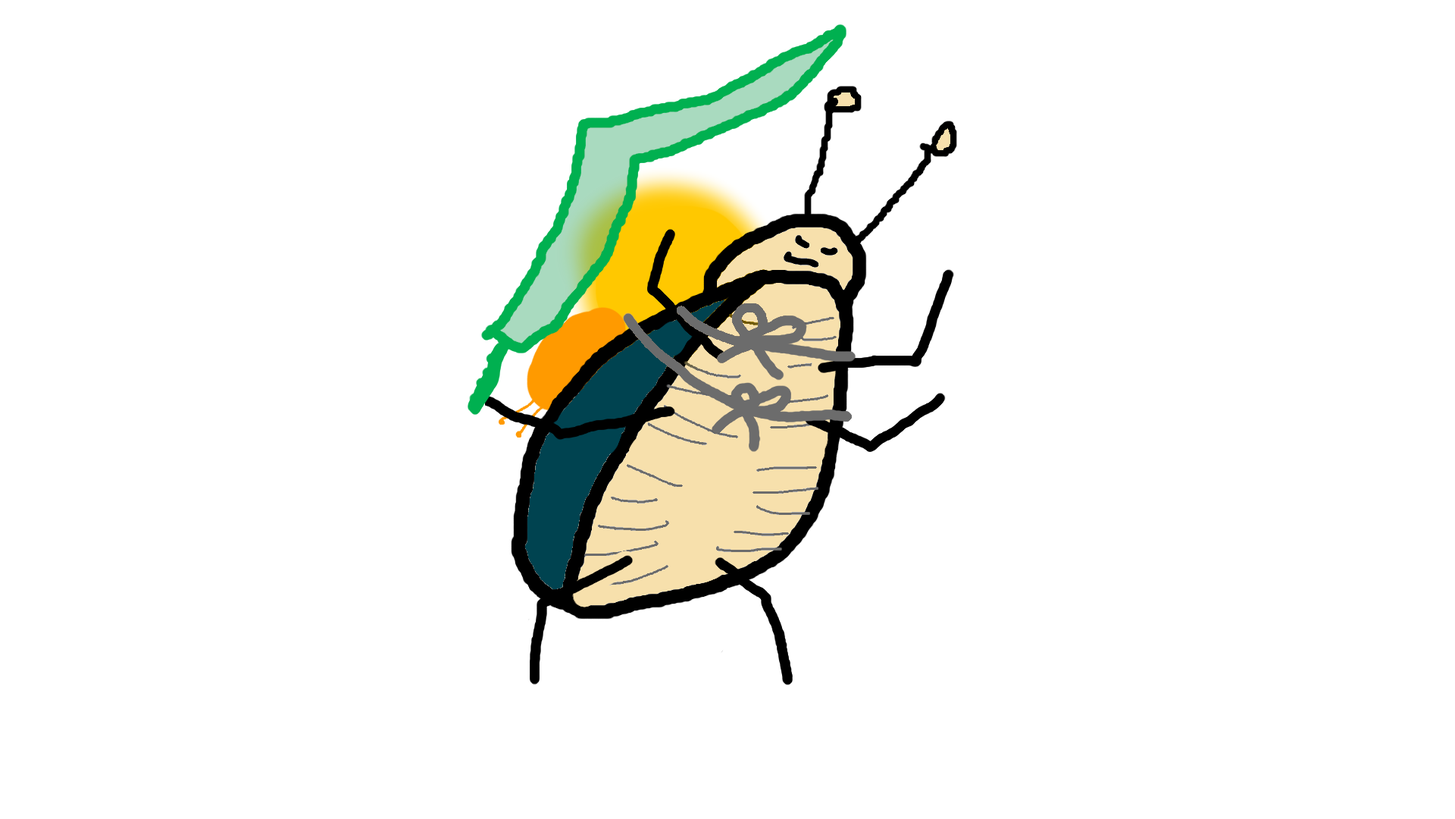
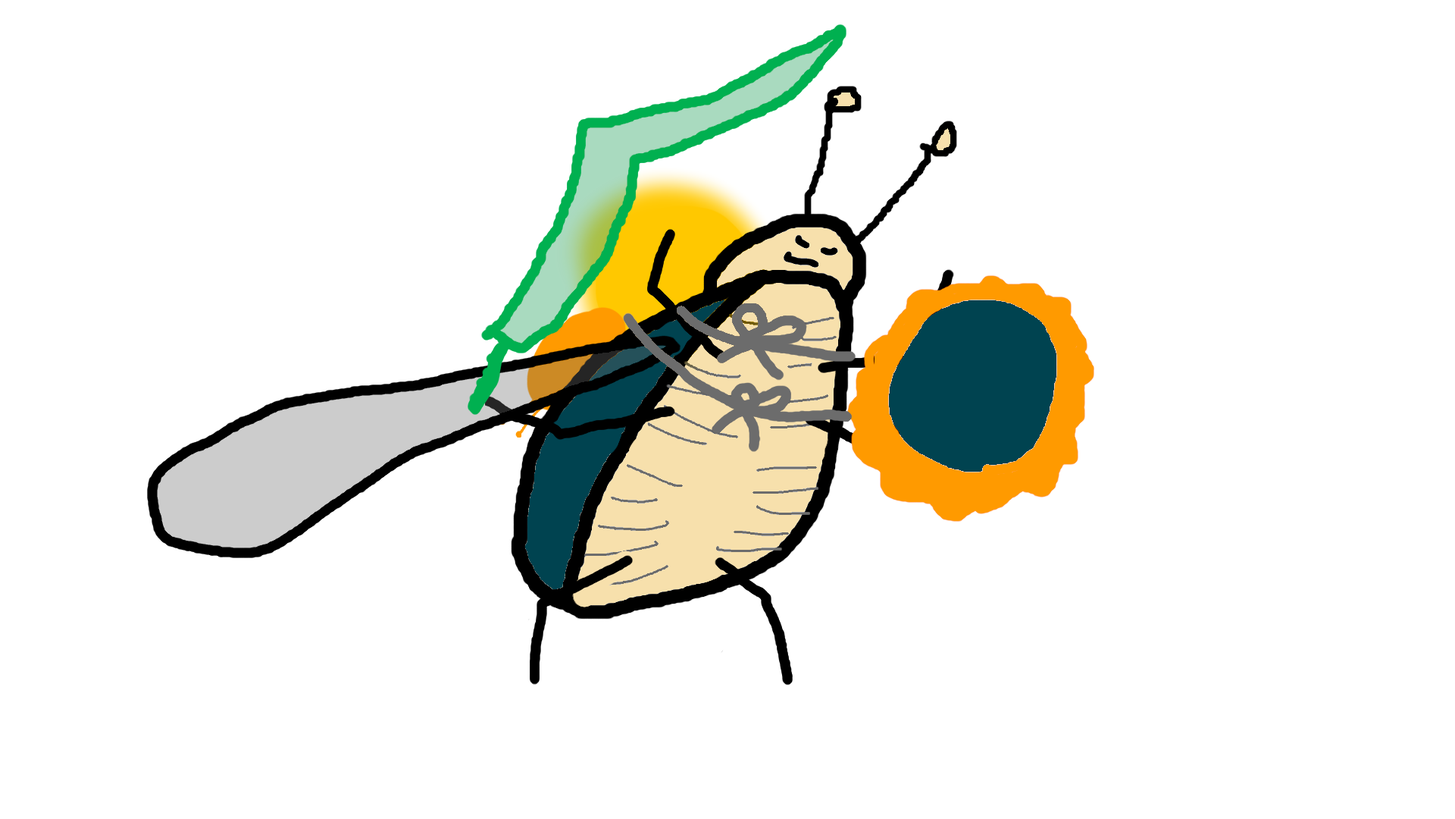
Comparing the layer stacks of the two (1455, 819) images. Changes:
showed "Shield" over [847,275,1095,522]
showed "Wings", painted on it over [147,335,681,558]
